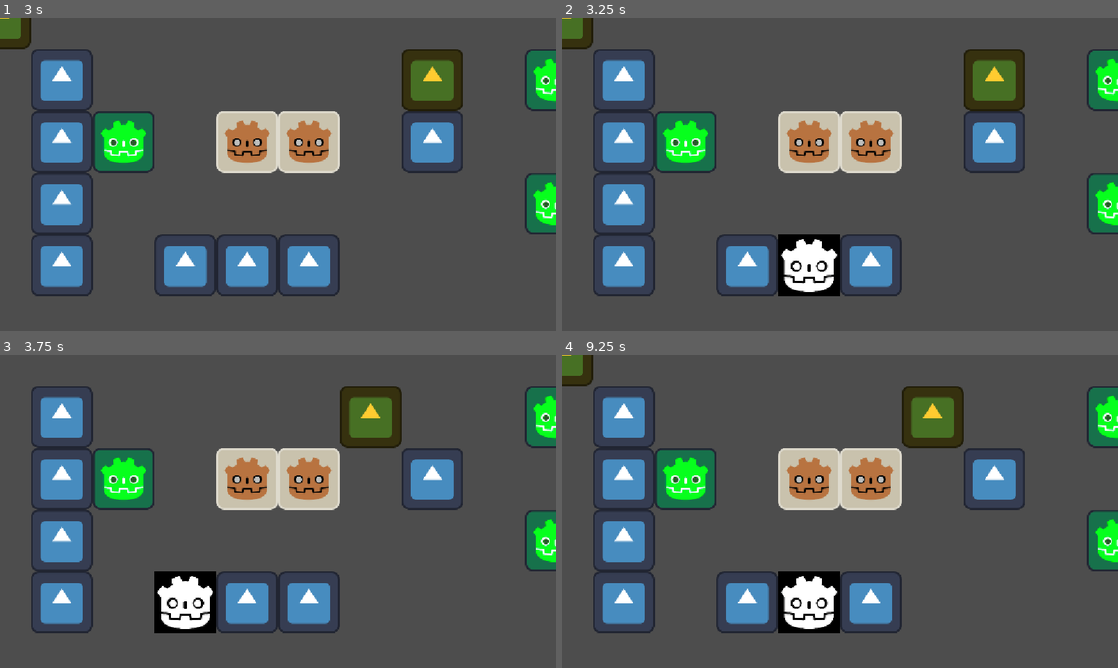
Above: before the commit, frames 1-4 (two rows, left to right).
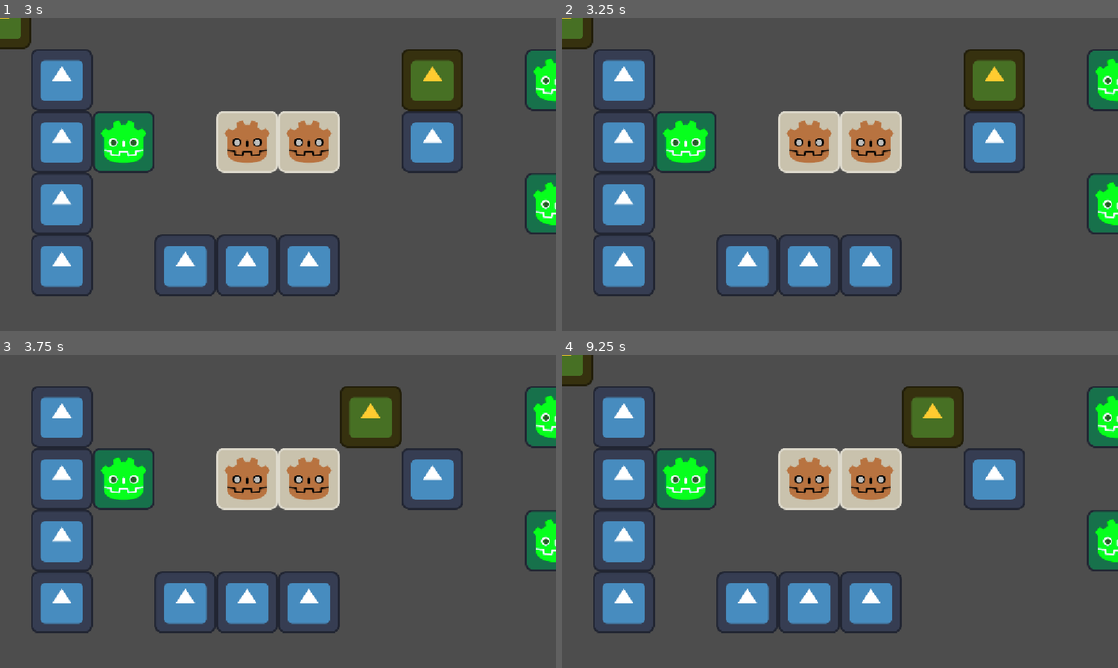
Above: after the commit, the same moments.

Repository: yuesubi/unijam-2026
Game: Godot game, scene res://Scenes/Mounir2.tscn
The game is run twice, just before and just after one commit, with the same random seed, the same clock (stepped at 60 frames per second) and the same inputs. This scene is started directly instead of the project's main scene. The engine's default icon, where the game draws it, is replaced by a stand-in: a white triangle on a blue panel in a dark square.
Inputs (mouse positions are in pixels of both pictures, inside the frame that each line leads up to):
- Up to frame 1 (3 s): tap Enter (ui_accept) at 0.5, 0.77, 1.25, 1.52, 2, 2.75 s; move the mouse to (400, 158) at 0.52 s; hold Right (ui_right) 0.53-1.28 s; move the mouse to (166, 190) at 1.27 s; hold Down (ui_down) 1.28-2.03 s; move the mouse to (333, 105) at 2.02 s; hold Right (ui_right) 2.03-2.78 s; move the mouse to (250, 237) at 2.77 s; hold Up (ui_up) from 2.78 s (still down)
- Up to frame 2 (3.25 s): keep holding Up (ui_up); tap Enter (ui_accept) at 3.02 s
- Up to frame 3 (3.75 s): tap Enter (ui_accept) at 3.5 s; move the mouse to (444, 558) at 3.52 s; release Up (ui_up) at 3.53 s; hold Left (ui_left) from 3.53 s (still down)
- Up to frame 4 (9.25 s): tap Enter (ui_accept) at 3.77, 4.25, 4.52, 6.02, 6.77, 7.52, 9.02 s; tap R (reload) at 4.15 s; move the mouse to (673, 464) at 4.27 s; move the mouse to (867, 511) at 5.02 s; release Left (ui_left) at 5.03 s; hold Down (ui_down) 5.03-5.78 s; move the mouse to (756, 433) at 5.77 s; hold Right (ui_right) 5.78-6.53 s; move the mouse to (962, 495) at 6.52 s; hold Up (ui_up) 6.53-7.28 s; move the mouse to (728, 527) at 7.27 s; hold Right (ui_right) 7.28-8.03 s; move the mouse to (895, 442) at 8.02 s; hold Down (ui_down) 8.03-8.78 s; move the mouse to (812, 574) at 8.77 s; hold Left (ui_left) from 8.78 s (still down)

Frame 1 is identical in both runs. In frame 2, 2.1% of the frame differs, in the area x 38-50%, y 69-89%; in frame 3, 2.1%; in frame 4, 2.1%.

Commit message:
LA CRWA DISPARERER !! ENFIN !!!!!!!

Diff:
--- a/into-the-maze/Scenes/cross.tscn
+++ b/into-the-maze/Scenes/cross.tscn
@@ -4,7 +4,7 @@
 [ext_resource type="Texture2D" uid="uid://b1rilyvksuapx" path="res://Sprites/DeadGodot.png" id="2_3nhan"]
 
 [sub_resource type="RectangleShape2D" id="RectangleShape2D_g4v7s"]
-size = Vector2(129, 128)
+size = Vector2(123, 124)
 
 [node name="Cross" type="Node2D" unique_id=1534349165]
 
@@ -17,5 +17,7 @@
 [node name="RayCast2D" type="RayCast2D" parent="Area2D" unique_id=500418662]
 
 [node name="CollisionShape2D" type="CollisionShape2D" parent="Area2D" unique_id=1730819939]
-position = Vector2(0.5, 0)
+position = Vector2(-0.5, 0)
 shape = SubResource("RectangleShape2D_g4v7s")
+
+[connection signal="body_entered" from="Area2D" to="Area2D" method="_on_body_entered"]
--- a/into-the-maze/Scripts/mounir_cross.gd
+++ b/into-the-maze/Scripts/mounir_cross.gd
@@ -24,16 +24,8 @@
 	if ray.is_colliding():
 		print("AAAAAAAAAAAAAAAAAAAAAAA")
 		queue_free()
-	fuck_my_life()
 	#position += Vector2.ONE * tile_size
 
-
-
-func fuck_my_life() :
-	ray.target_position = Vector2.ZERO * tile_size
-	ray.force_raycast_update()
-	if ray.is_colliding():
-		queue_free()
 
 func _unhandled_input(event):
 	if moving:
@@ -54,3 +46,8 @@
 		moving = true
 		await tween.finished
 		moving = false
+
+# 2 LIGNES !!!!!
+# FUCK MY LIFE, 2 LIGNES !!!!!!!!!!!!!!!!!
+func _on_body_entered(body: Node2D) -> void:
+	queue_free()
Not shown: 1 places in into-the-maze/Scenes/main_menu.tscn that only renumber resources
